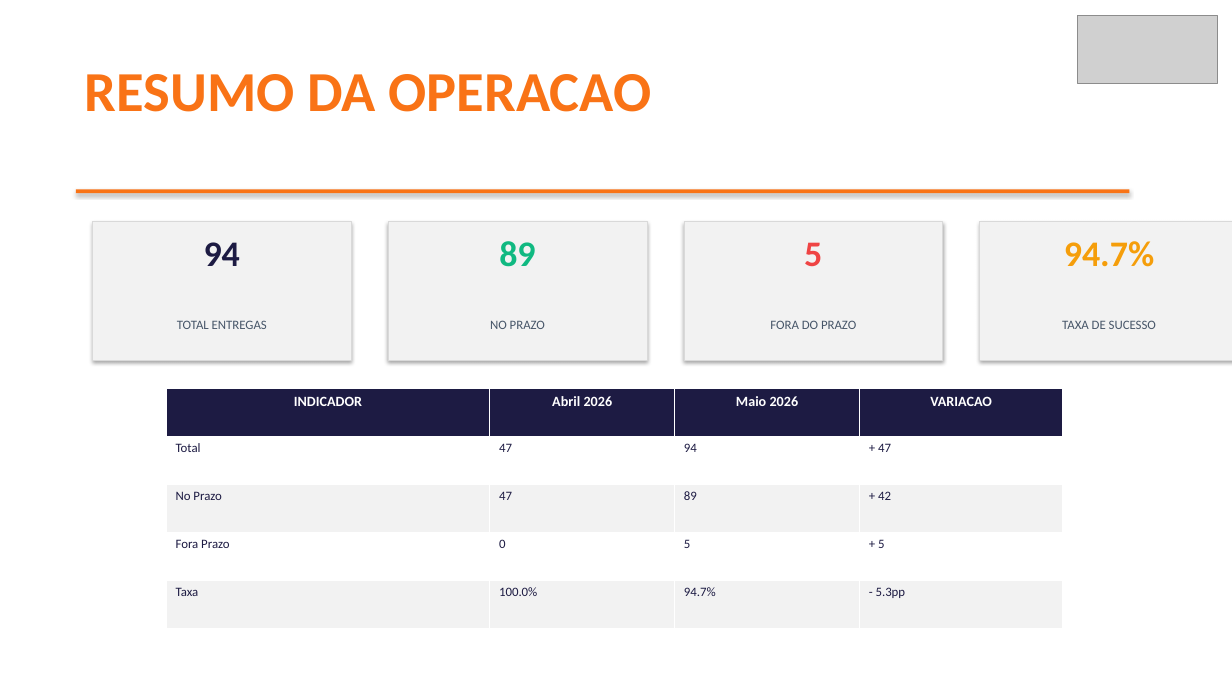
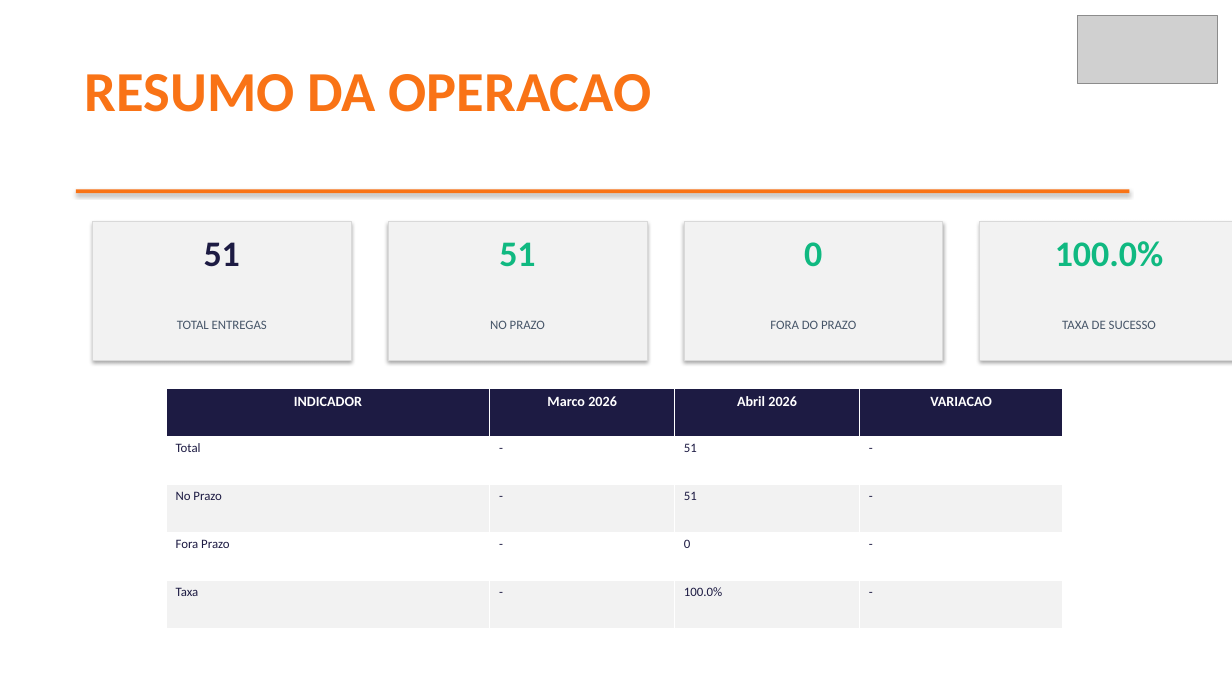
Before and after one commit to brendaelicia-sketch/PortoEX, a slide deck: slide 2 of TECADI_ARMAZENS_GERAIS_LTDA_(I.pptx. Drawn at 1232x693 pixels with LibreOffice and Linux fonts; fonts in the diff are those of the drawing; grey boxes stand for pictures. Boxes give left, top, right and bottom in pixels: in the first picture for what was removed or moved away, otherwise in the second. Text is boxed around its words. In the diff, an @@ line names an element or a change of style, - is before the commit and + after.

```diff
--- a/TECADI_ARMAZENS_GERAIS_LTDA_(I.pptx
+++ b/TECADI_ARMAZENS_GERAIS_LTDA_(I.pptx
@@ text at (x1=204, y1=242, x2=240, y2=267): text changed @@
-94
+51
@@ text at (x1=499, y1=242, x2=535, y2=267): text changed @@
-89
+51
@@ text at (x1=804, y1=242, x2=822, y2=267): text changed; text colour #EF4444 to #10B981 @@
-5
+0
@@ text at (x1=1055, y1=241, x2=1164, y2=267): text changed; text colour #F59E0B to #10B981 @@
-94.7%
+100.0%
@@ table at (x1=166, y1=388, x2=1063, y2=628) @@
-row 1, column 2: Abril 2026
+row 1, column 2: Marco 2026
-row 1, column 3: Maio 2026
+row 1, column 3: Abril 2026
-row 2: Total | 47 | 94 | + 47
+row 2: Total | - | 51 | -
-row 3: No Prazo | 47 | 89 | + 42
+row 3: No Prazo | - | 51 | -
-row 4: Fora Prazo | 0 | 5 | + 5
+row 4: Fora Prazo | - | 0 | -
-row 5: Taxa | 100.0% | 94.7% | - 5.3pp
+row 5: Taxa | - | 100.0% | -
```
Also in this commit, not shown: 4 other slides changed, 1 slide removed, 21 other files.
